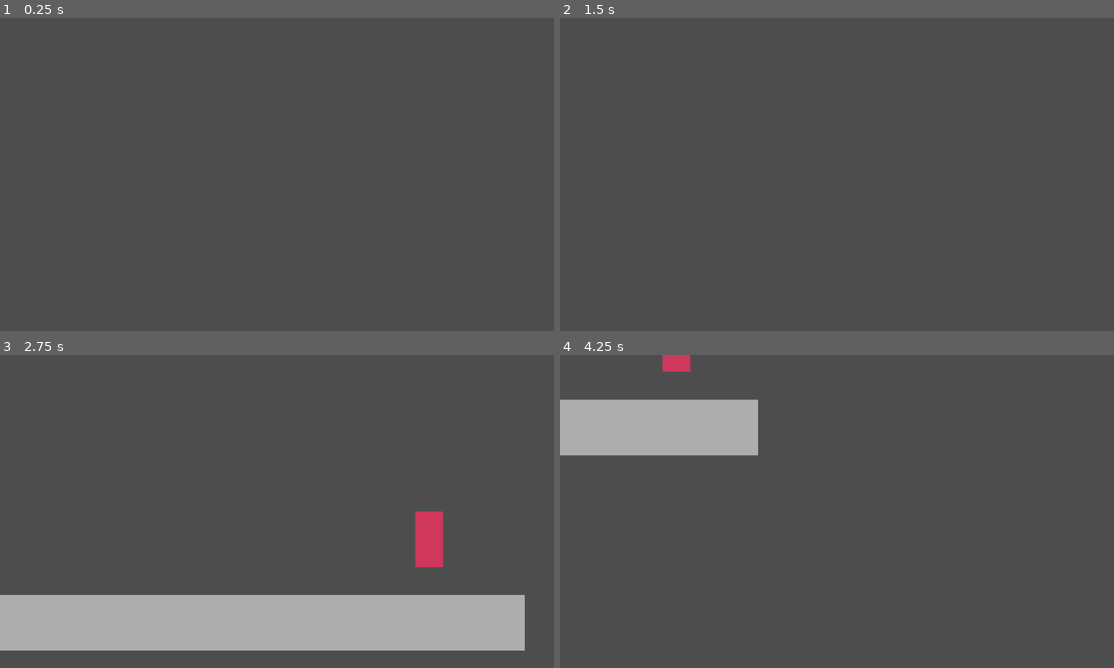
Above: before the commit, frames 1-4 (two rows, left to right).
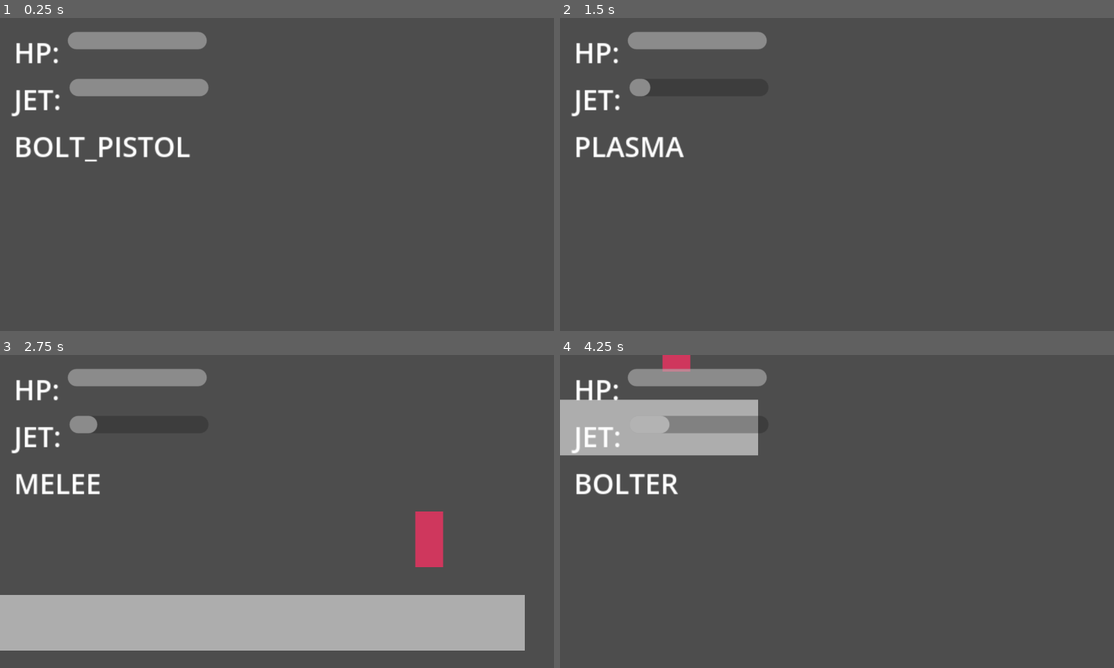
Above: after the commit, the same moments.

Repository: s29741-pj/SGD_DropPod
Game: Godot game, scene res://scenes/main.tscn
Same seed, same stepped clock (60 frames per second), same inputs: the game is played once before the commit and once after it.
Inputs (mouse positions are in pixels of both pictures, inside the frame that each line leads up to):
- Up to frame 1 (0.25 s): no input
- Up to frame 2 (1.5 s): tap Enter (ui_accept) at 0.5, 0.77, 1.25 s; move the mouse to (958, 158) at 0.52 s; hold Right (ui_right) from 0.53 s (still down); tap Q (switch_weapon) at 0.6, 1.35 s; move the mouse to (726, 190) at 1.27 s
- Up to frame 3 (2.75 s): tap Enter (ui_accept) at 1.52, 2 s; move the mouse to (332, 442) at 2.02 s; release Right (ui_right) at 2.03 s; hold Left (ui_left) from 2.03 s (still down); tap Q (switch_weapon) at 2.1 s
- Up to frame 4 (4.25 s): move the mouse to (809, 574) at 2.77 s; release Left (ui_left) at 2.78 s; hold Right (ui_right) from 2.78 s (still down); tap Q (switch_weapon) at 2.85, 3.6 s; tap Enter (ui_accept) at 3.02, 3.77 s; move the mouse to (1003, 558) at 3.52 s

The runs differ from the first frame. In frame 1, 4.2% of the frame differs, in the area x 2-38%, y 4-46%; in frame 2, 2.7%; in frame 3, 2.7%; in frame 4, 3.3%.

Commit message:
HUD - HP, JET, weapon label

Diff:
--- /dev/null
+++ b/scenes/hud.gd
@@ -0,0 +1,15 @@
+extends CanvasLayer
+
+@onready var hp_bar = $VBoxContainer/HBoxContainer_HP/HPBar
+@onready var fuel_bar = $VBoxContainer/HBoxContainer_JET/FuelBar
+@onready var weapon_label = $VBoxContainer/WeaponLabel
+
+func update_hp(value, max_value):
+	hp_bar.max_value = max_value
+	hp_bar.value = value
+
+func update_fuel(value):
+	fuel_bar.value = value
+
+func update_weapon(weapon_name):
+	weapon_label.text = weapon_name.to_upper()
--- /dev/null
+++ b/scenes/hud.tscn
@@ -0,0 +1,43 @@
+[gd_scene format=3 uid="uid://b6ahva1ja3a1c"]
+
+[ext_resource type="Script" uid="uid://xwmn7tkse4kt" path="res://scenes/hud.gd" id="1_ahhtf"]
+
+[node name="HUD" type="CanvasLayer" unique_id=1620064913]
+script = ExtResource("1_ahhtf")
+
+[node name="VBoxContainer" type="VBoxContainer" parent="." unique_id=489845034]
+offset_left = 8.0
+offset_top = 8.0
+offset_right = 48.0
+offset_bottom = 48.0
+
+[node name="HBoxContainer_HP" type="HBoxContainer" parent="VBoxContainer" unique_id=1048578414]
+layout_mode = 2
+
+[node name="Label" type="Label" parent="VBoxContainer/HBoxContainer_HP" unique_id=1278146281]
+layout_mode = 2
+text = "HP:"
+
+[node name="HPBar" type="ProgressBar" parent="VBoxContainer/HBoxContainer_HP" unique_id=1328581885]
+custom_minimum_size = Vector2(80, 10)
+layout_mode = 2
+max_value = 5.0
+value = 5.0
+show_percentage = false
+
+[node name="HBoxContainer_JET" type="HBoxContainer" parent="VBoxContainer" unique_id=1322779994]
+layout_mode = 2
+
+[node name="Label" type="Label" parent="VBoxContainer/HBoxContainer_JET" unique_id=2029593179]
+layout_mode = 2
+text = "JET:"
+
+[node name="FuelBar" type="ProgressBar" parent="VBoxContainer/HBoxContainer_JET" unique_id=765925500]
+custom_minimum_size = Vector2(80, 10)
+layout_mode = 2
+value = 100.0
+show_percentage = false
+
+[node name="WeaponLabel" type="Label" parent="VBoxContainer" unique_id=467456167]
+layout_mode = 2
+text = "BOLT PISTOL"
--- a/scenes/main.tscn
+++ b/scenes/main.tscn
@@ -6,6 +6,7 @@
 [ext_resource type="PackedScene" uid="uid://dd3f308rvmq4n" path="res://scenes/muzzle_flash.tscn" id="4_jyhfs"]
 [ext_resource type="PackedScene" uid="uid://cqfeili5j8v5f" path="res://scenes/enemy.tscn" id="5_tbgi4"]
 [ext_resource type="PackedScene" uid="uid://duvx5bqv1gl4m" path="res://scenes/melee_hitbox.tscn" id="5_tefeu"]
+[ext_resource type="PackedScene" uid="uid://b6ahva1ja3a1c" path="res://scenes/hud.tscn" id="7_o6xl0"]
 
 [sub_resource type="RectangleShape2D" id="RectangleShape2D_0wfyh"]
 size = Vector2(640, 32)
@@ -40,3 +41,5 @@
 [node name="Enemy" parent="." unique_id=623081516 instance=ExtResource("5_tbgi4")]
 position = Vector2(100, 284)
 collision_layer = 2
+
+[node name="HUD" parent="." unique_id=1620064913 instance=ExtResource("7_o6xl0")]
--- a/scenes/player.gd
+++ b/scenes/player.gd
@@ -21,6 +21,7 @@
 var max_hp = 5
 var is_dead = false
 var invincible = false
+@onready var hud = get_parent().get_node("HUD")
 
 
 func _physics_process(delta):
@@ -49,6 +50,11 @@
 	if Input.is_action_just_pressed("switch_weapon"):
 		current_weapon = (current_weapon + 1) % weapons.size()
 		print("Bron: ", weapons[current_weapon])
+	if hud:
+		hud.update_hp(hp, max_hp)
+		hud.update_fuel(fuel)
+		hud.update_weapon(weapons[current_weapon])
+
 
 	move_and_slide()
 
Not shown, added: scenes/hud.gd.uid
